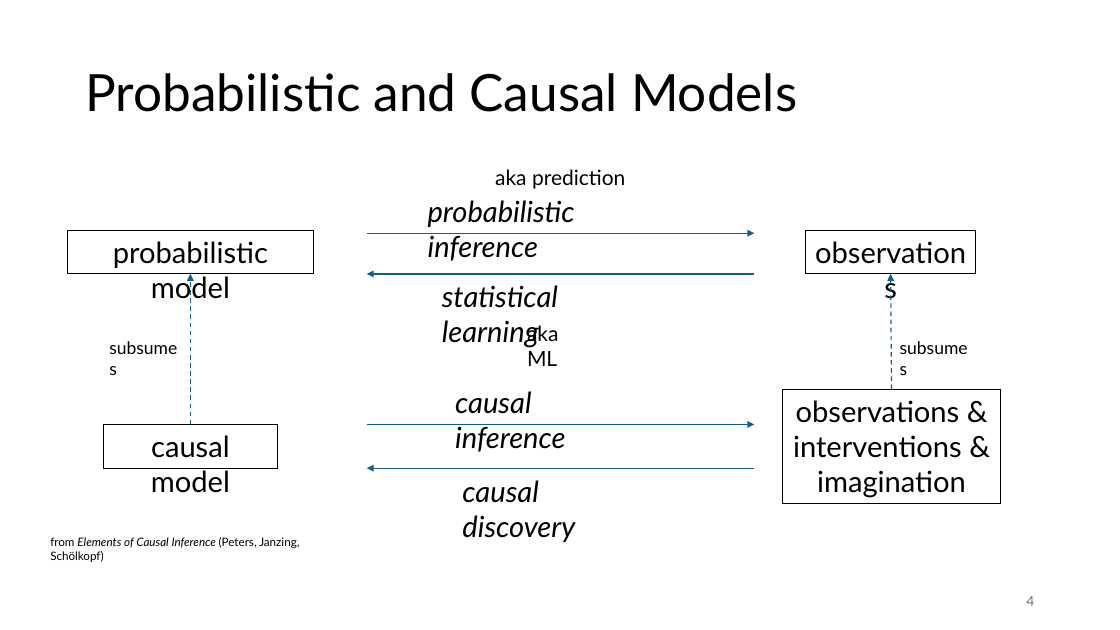
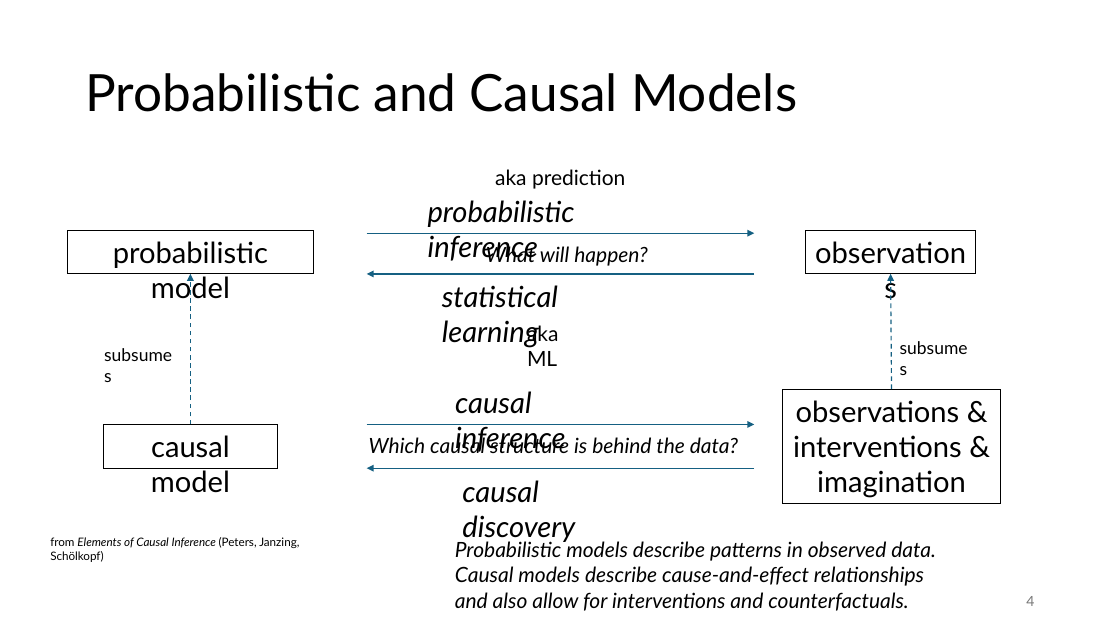
Before and after one commit to FelixWick/data_science, a slide deck: slide 4 of slides/10_causality.pptx. Drawn at 1120x630 pixels with LibreOffice and Linux fonts; fonts in the diff are those of the drawing. Boxes give left, top, right and bottom in pixels: in the first picture for what was removed or moved away, otherwise in the second. Text is boxed around its words. In the diff, an @@ line names an element or a change of style, - is before the commit and + after.

```diff
--- a/slides/10_causality.pptx
+++ b/slides/10_causality.pptx
@@ text added at [486, 244, 647, 266], 18 pt, text #000000, italic @@
+What will happen?
@@ text "subsumes": place and size @@
-text "subsumes" at [101, 333, 189, 362]
+text "subsumes" at [96, 340, 184, 370]
@@ text added at [369, 434, 738, 453], 18 pt, text #000000, italic @@
+Which causal structure is behind the data?
@@ text added at [455, 539, 936, 611], 18 pt, text #000000, italic @@
+Probabilistic models describe patterns in observed data. Causal models describe cause-and-effect relationships
+and also allow for interventions and counterfactuals.
```
Also in this commit, not shown: 3 other slides changed, 1 other file.
